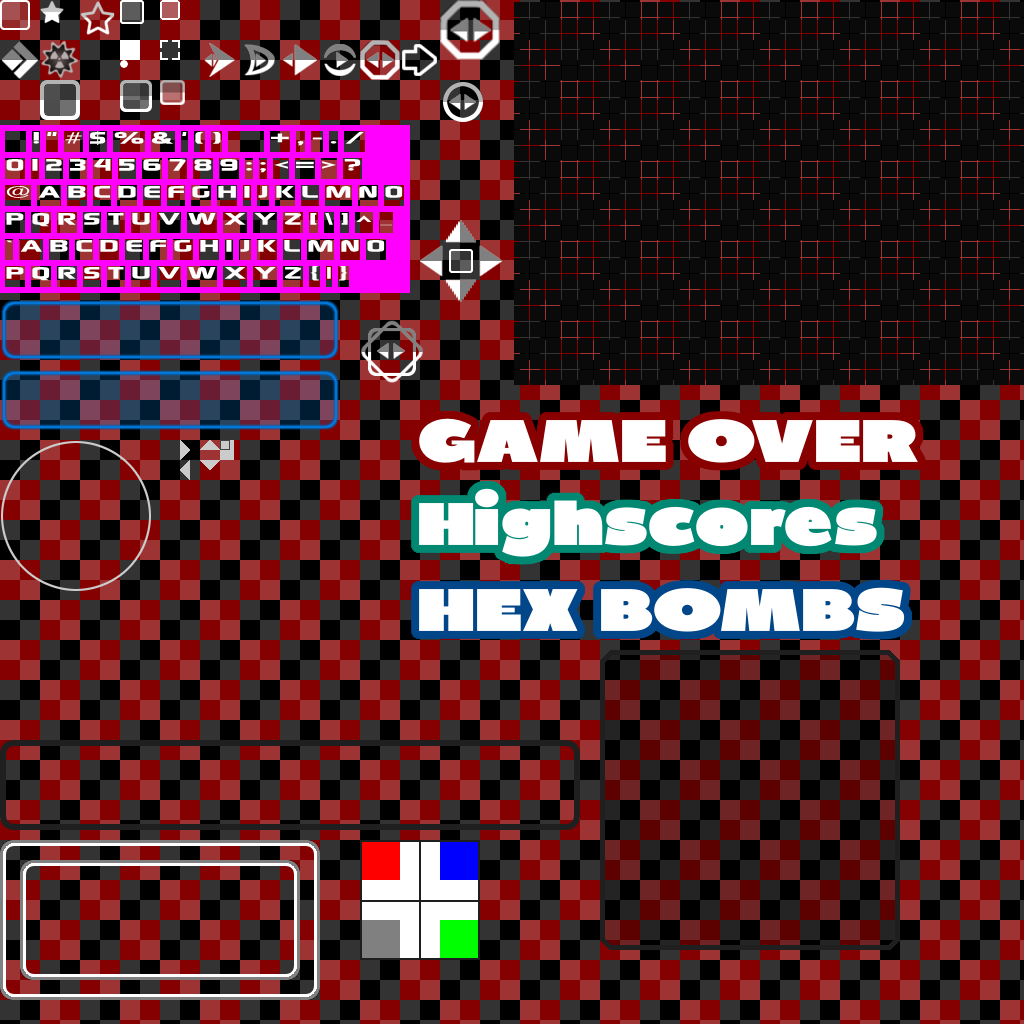
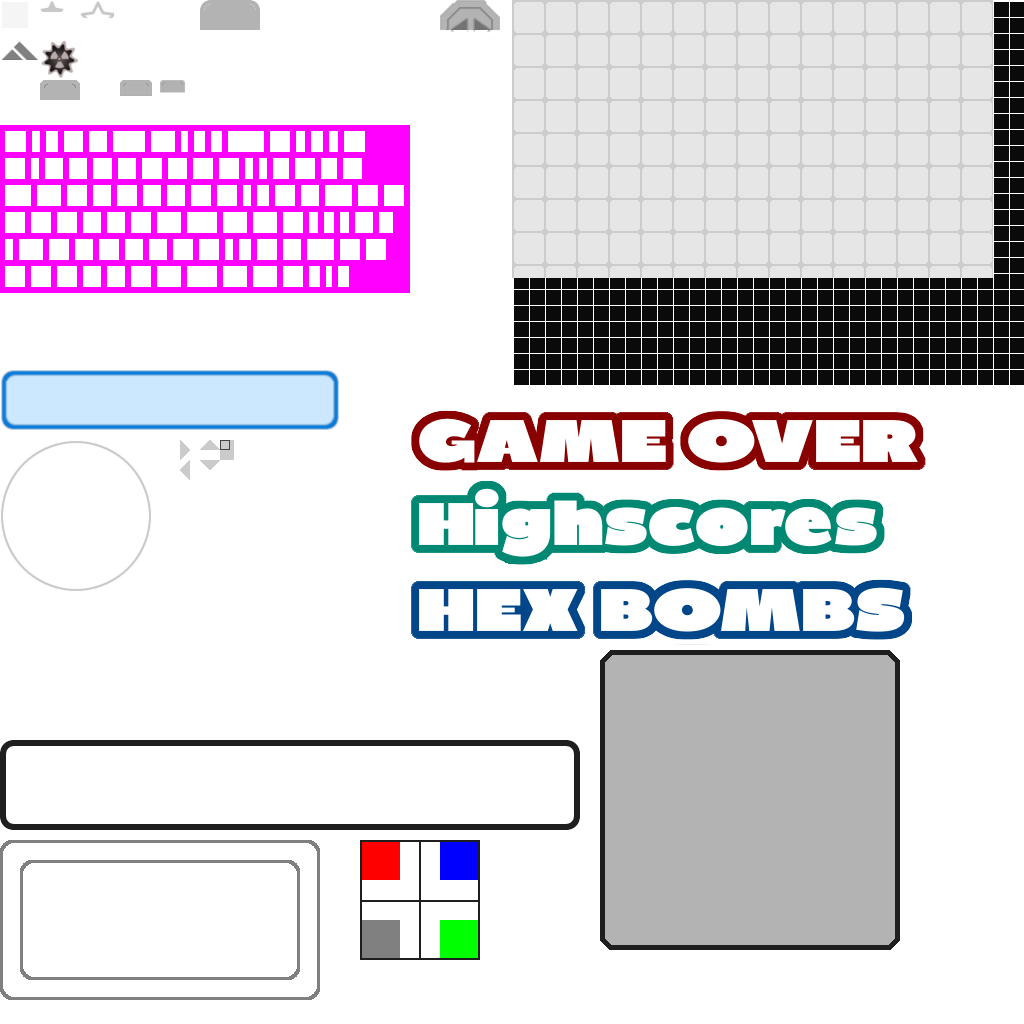
Comparing the layer stacks of the two w=1024, h=1024 images. Changes:
moved "Ebene" above "Ebene #2", painted on it over (1, 0, 993, 361)
removed layer "Ebene #7" (was 50%) over (0, 840, 320, 1000)
removed layer "Ebene #1" (was 20%) over (162, 2, 178, 18)
renamed "Ebene #8" to "0123456789", showed it, moved it above "Ebene #13", painted on it over (1, 300, 486, 430)
painted on "Ebene #13" over (0, 0, 500, 1000)
hid "Ebene #17" over (0, 0, 1024, 1024)
